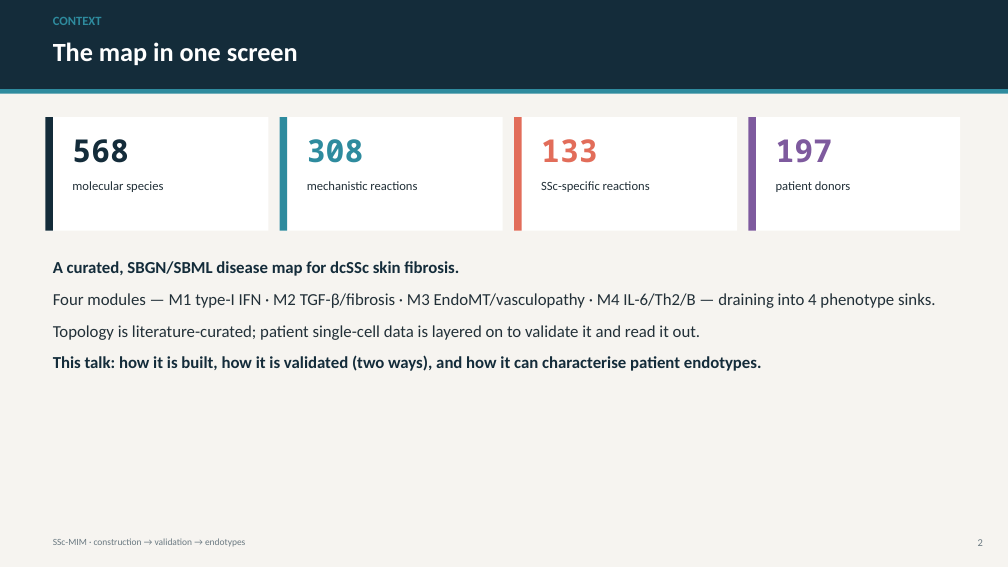
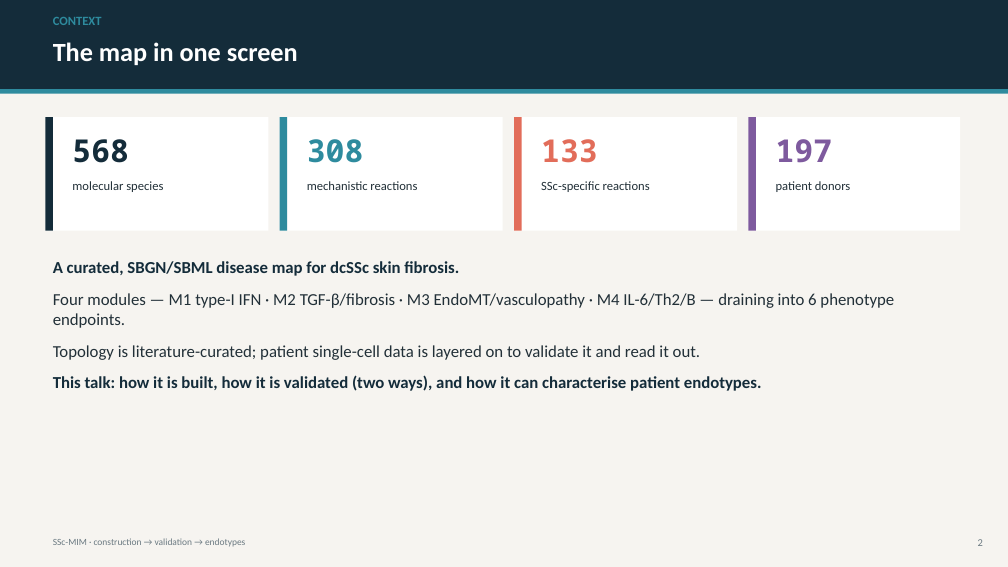
Before and after one commit to Nurtal/IDT_SSc_map, a slide deck: slide 2 of docs/SSc_MIM_validation_endotypes.pptx. Drawn at 1008x567 pixels with LibreOffice and Linux fonts; fonts in the diff are those of the drawing. Boxes give left, top, right and bottom in pixels: in the first picture for what was removed or moved away, otherwise in the second. Text is boxed around its words. In the diff, an @@ line names an element or a change of style, - is before the commit and + after.

```diff
--- a/docs/SSc_MIM_validation_endotypes.pptx
+++ b/docs/SSc_MIM_validation_endotypes.pptx
@@ text at box(53, 293, 894, 328): text changed @@
-Four modules — M1 type-I IFN · M2 TGF-β/fibrosis · M3 EndoMT/vasculopathy · M4 IL-6/Th2/B — draining into 4 phenotype sinks.
+Four modules — M1 type-I IFN · M2 TGF-β/fibrosis · M3 EndoMT/vasculopathy · M4 IL-6/Th2/B — draining into 6 phenotype endpoints.
```
Also in this commit, not shown: 1 other slide changed, 8 other files.
